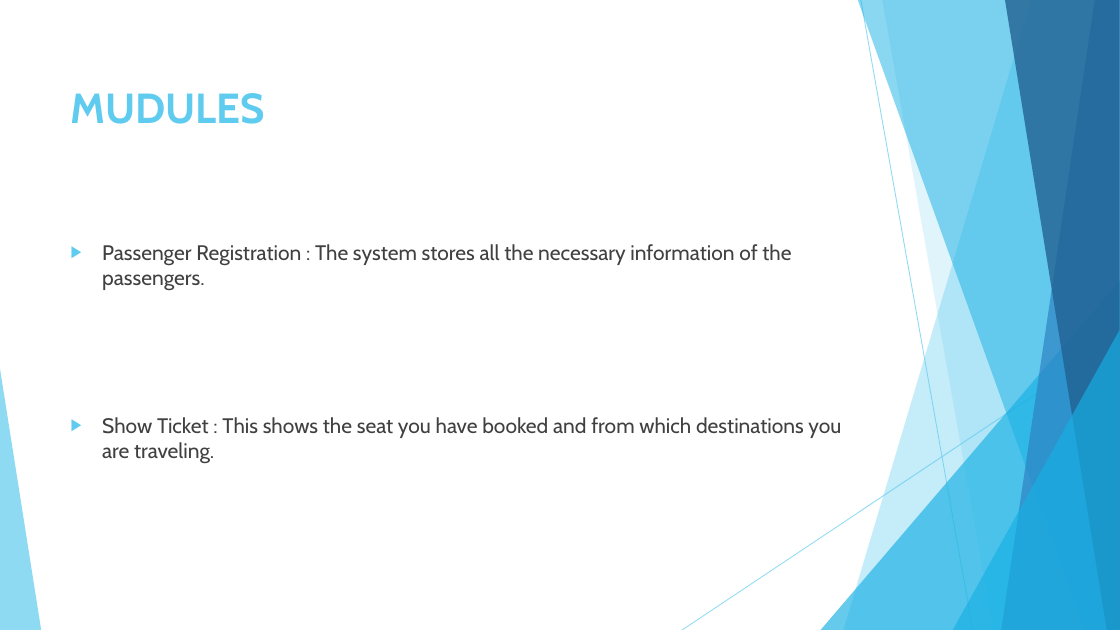
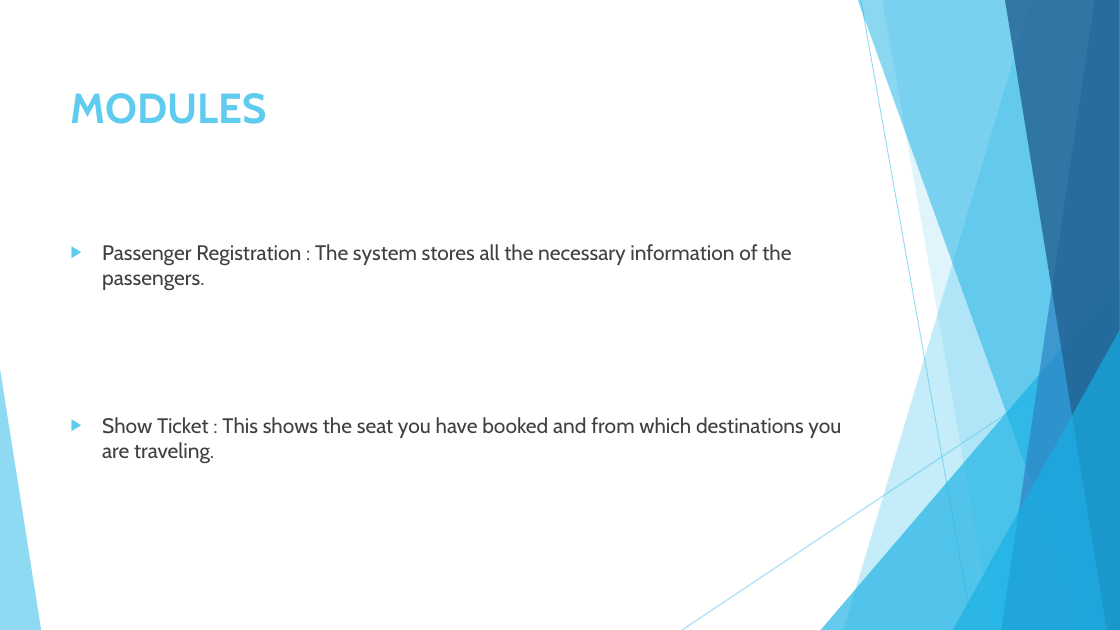
Before and after one commit to Akshay3632/Bus, a slide deck: slide 8 of BUS RESERVATION SYSTEM.pptx. Drawn at 1120x630 pixels with LibreOffice and Linux fonts; fonts in the diff are those of the drawing. Boxes give left, top, right and bottom in pixels: in the first picture for what was removed or moved away, otherwise in the second. Text is boxed around its words. In the diff, an @@ line names an element or a change of style, - is before the commit and + after.

```diff
--- a/BUS RESERVATION SYSTEM.pptx
+++ b/BUS RESERVATION SYSTEM.pptx
@@ title at (71,93,267,124): text changed @@
-MUDULES
+MODULES
```
Also in this commit, not shown: 1 other slide changed.
